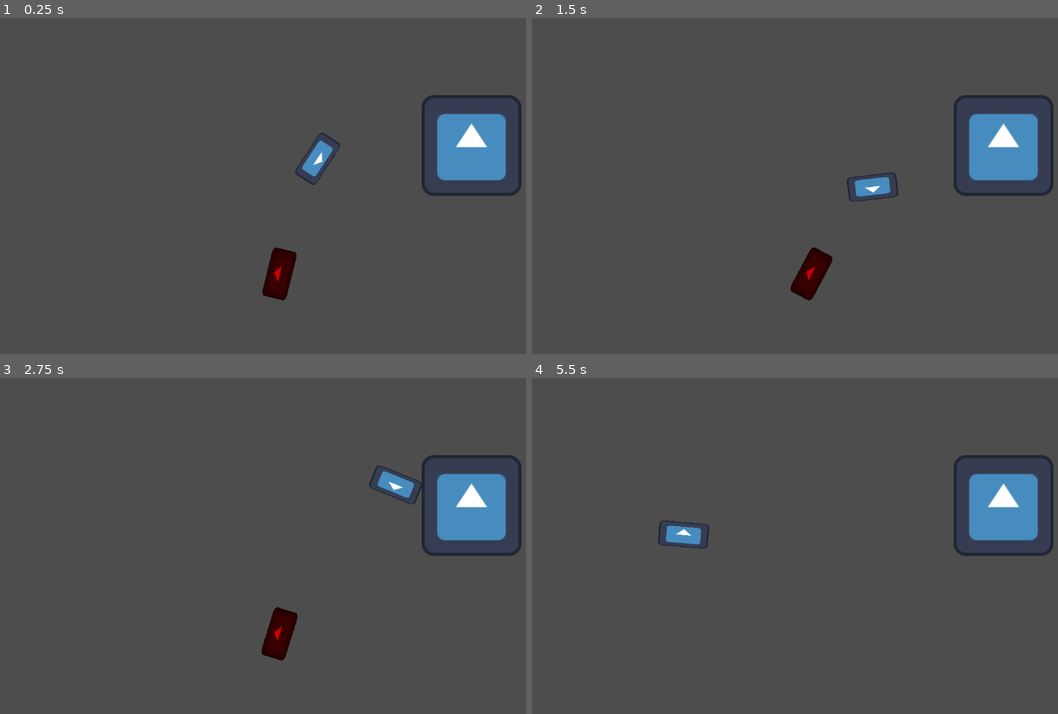
Above: before the commit, frames 1-4 (two rows, left to right).
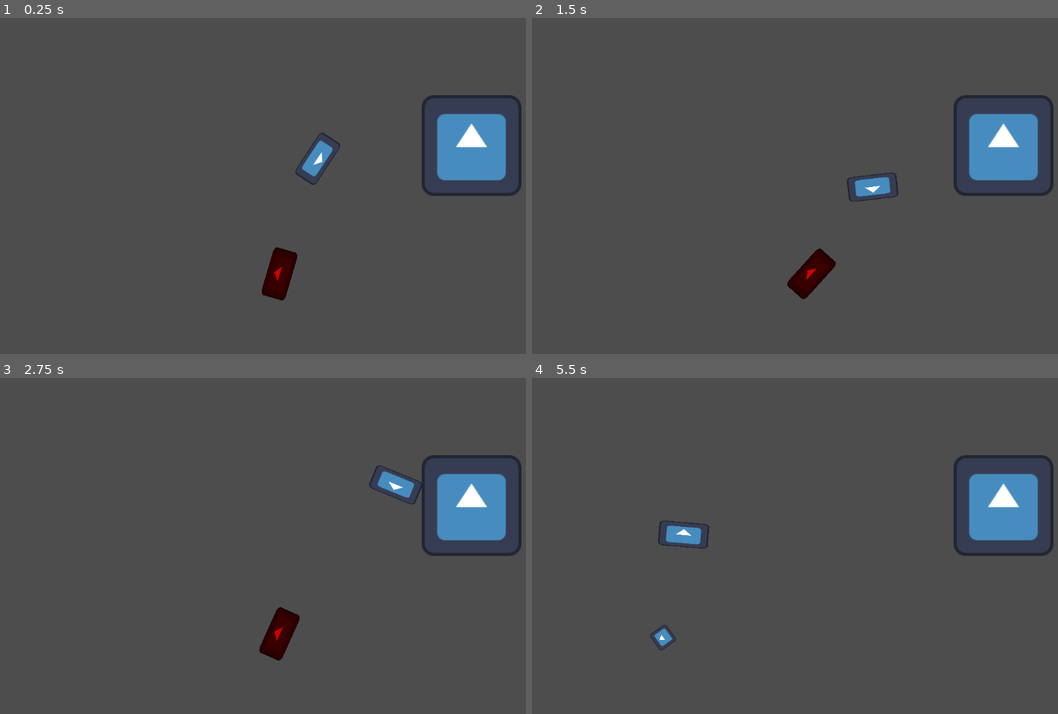
Above: after the commit, the same moments.

Repository: EzraPsh/FischeGame
Game: Godot game, scene res://MainScene.tscn
The game is run twice, just before and just after one commit, with the same random seed, the same clock (stepped at 60 frames per second) and the same inputs. The engine's default icon, where the game draws it, is replaced by a stand-in: a white triangle on a blue panel in a dark square.
Inputs (mouse positions are in pixels of both pictures, inside the frame that each line leads up to):
- Up to frame 1 (0.25 s): no input
- Up to frame 2 (1.5 s): tap Enter at 0.5 s; move the mouse to (963, 169) at 0.52 s; hold D (right) 0.53-1.28 s; click (963, 169) at 0.67 s; move the mouse to (710, 202) at 1.27 s; hold S (down) from 1.28 s (still down); click (710, 202) at 1.42 s
- Up to frame 3 (2.75 s): move the mouse to (357, 472) at 2.02 s; release S (down) at 2.03 s; hold D (right) from 2.03 s (still down); click (357, 472) at 2.17 s
- Up to frame 4 (5.5 s): move the mouse to (800, 613) at 2.77 s; release D (right) at 2.78 s; hold W (up) 2.78-3.53 s; click (800, 613) at 2.92 s; move the mouse to (1010, 596) at 3.52 s; hold A (left) 3.53-5.03 s; click (1010, 596) at 3.67 s; move the mouse to (652, 495) at 4.27 s; click (652, 495) at 4.42 s; move the mouse to (863, 546) at 5.02 s; hold S (down) from 5.03 s (still down); click (863, 546) at 5.17 s

The runs differ from the first frame. In frame 1, less than 0.1% of the frame differs, in the area x 49-57%, y 68-85%; in frame 2, 0.2%, in the area x 48-58%, y 68-85%; in frame 3, 0.1%; in frame 4, 0.1%.

Commit message:
Added shooting feature in archerfish

Diff:
--- a/ArcherFish.tscn
+++ b/ArcherFish.tscn
@@ -1,6 +1,6 @@
 [gd_scene load_steps=12 format=3 uid="uid://byq6cjju2jjl5"]
 
-[ext_resource type="Script" path="res://ArcherFishSM.gd" id="1_dj754"]
+[ext_resource type="Script" path="res://ArcherFishState/ArcherFishSM.gd" id="1_0p3dv"]
 [ext_resource type="Texture2D" uid="uid://tvt7lw41jfmk" path="res://icon.svg" id="1_dlggg"]
 [ext_resource type="PackedScene" uid="uid://cu45kgvhbq8aw" path="res://EnemyBullet.tscn" id="2_47h3l"]
 [ext_resource type="Script" path="res://ArcherFishState/ArcherDefaultState.gd" id="3_urnuk"]
@@ -99,7 +99,7 @@
 collision_layer = 3
 collision_mask = 3
 gravity_scale = 0.0
-script = ExtResource("1_dj754")
+script = ExtResource("1_0p3dv")
 fish_state = NodePath("State/ArcherDefault")
 bullet = ExtResource("2_47h3l")
 health = 3
@@ -112,7 +112,7 @@
 [node name="CollisionShape2D" type="CollisionShape2D" parent="."]
 shape = SubResource("RectangleShape2D_7t8r5")
 
-[node name="Node2D" type="Node2D" parent="."]
+[node name="ShootPoint" type="Node2D" parent="."]
 position = Vector2(40, 0)
 
 [node name="State" type="Node" parent="."]
--- a/ArcherFishSM.gd
+++ b/ArcherFishState/ArcherFishSM.gd
@@ -5,6 +5,7 @@
 @export var speed : float = 100
 @export var fish : Node
 @export var bullet : PackedScene
+@onready var shoot_point : Node = $ShootPoint
 var look_dir : Vector2 = Vector2()
 var move_dir : Vector2 = Vector2()
 
@@ -19,11 +20,14 @@
 	fish_state.update(self)
 
 func lookat_player():
-	look_dir = lerp(look_dir, fish.global_position, 0.01)
+	look_dir = lerp(look_dir, fish.global_position, 0.05)
 	look_at(look_dir)
 
 func shoot():
-	print("shoot")
+	var instbul : Node = bullet.instantiate()
+	get_parent().add_child(instbul)
+	instbul.global_position = shoot_point.global_position
+	instbul.global_rotation = shoot_point.global_rotation
 
 func slow_down_mult(mult : float):
 	move_dir = lerp(move_dir, Vector2(0,0), mult)
--- a/ArcherFishState/ArcherStunState.gd
+++ b/ArcherFishState/ArcherStunState.gd
@@ -18,7 +18,6 @@
 	default_state.enter(state_machine)
 
 func update(state_machine : ArcherFishSM):
-	print(state_machine.transform.x)
 	pass
 
 func phys_update(state_machine : ArcherFishSM):
--- a/EnemyBullet.gd
+++ /dev/null
@@ -1,4 +0,0 @@
-extends StaticBody2D
-
-func _physics_process(delta):
-	move_and_collide(transform.x * 10)
--- a/EnemyBullet.tscn
+++ b/EnemyBullet.tscn
@@ -1,17 +1,28 @@
-[gd_scene load_steps=4 format=3 uid="uid://cu45kgvhbq8aw"]
+[gd_scene load_steps=5 format=3 uid="uid://cu45kgvhbq8aw"]
 
 [ext_resource type="Texture2D" uid="uid://tvt7lw41jfmk" path="res://icon.svg" id="1_cfksi"]
-[ext_resource type="Script" path="res://EnemyBullet.gd" id="1_fmi4f"]
+[ext_resource type="Script" path="res://Projectiles/EnemyBullet.gd" id="1_qy1m4"]
 
 [sub_resource type="RectangleShape2D" id="RectangleShape2D_jgotc"]
-size = Vector2(12, 12)
+
+[sub_resource type="RectangleShape2D" id="RectangleShape2D_34550"]
+size = Vector2(26, 26)
 
 [node name="Bullet" type="StaticBody2D"]
-script = ExtResource("1_fmi4f")
+collision_layer = 4
+collision_mask = 4
+script = ExtResource("1_qy1m4")
 
 [node name="Icon" type="Sprite2D" parent="."]
-scale = Vector2(0.1, 0.1)
+scale = Vector2(0.2, 0.2)
 texture = ExtResource("1_cfksi")
 
 [node name="CollisionShape2D" type="CollisionShape2D" parent="."]
 shape = SubResource("RectangleShape2D_jgotc")
+
+[node name="Area2D" type="Area2D" parent="."]
+
+[node name="CollisionShape2D" type="CollisionShape2D" parent="Area2D"]
+shape = SubResource("RectangleShape2D_34550")
+
+[connection signal="body_entered" from="Area2D" to="." method="_on_area_2d_body_entered"]
--- a/PlayerAttack.gd
+++ b/PlayerAttack.gd
@@ -6,9 +6,9 @@
 var enabled : bool = false
 
 func _on_body_entered(body):
+	attack_hit.emit()
 	if enabled && body is Destructable:
 		body.take_hit(global_position)
-		attack_hit.emit()
 		enabled = false
 
 func reset():
--- /dev/null
+++ b/PlayerControllers/FishHealthManager.gd
@@ -0,0 +1,14 @@
+class_name PlayerHealth
+extends Node
+
+@export var max_health : int
+var curr_health = 0
+
+func _ready():
+	curr_health = max_health
+
+func take_damage():
+	curr_health -= 1
+
+func is_alive() -> int:
+	return curr_health > 0
--- a/PlayerState/FishMoveState.gd
+++ b/PlayerState/FishMoveState.gd
@@ -11,6 +11,9 @@
 		state_machine.fish_state = dash_state
 		dash_state.enter(state_machine)
 
+	if Input.is_mouse_button_pressed(MOUSE_BUTTON_RIGHT):
+		print("Basic Attack!")
+
 func phys_update(state_machine : FishStateMachine):
 	if Input.get_vector("left", "right", "up", "down"):
 		var move_amount = state_machine.speed * Input.get_vector("left", "right", "up", "down")
--- a/PlayerState/FishMovement.gd
+++ b/PlayerState/FishMovement.gd
@@ -7,6 +7,7 @@
 func _process(delta):
 	if Input.is_mouse_button_pressed(MOUSE_BUTTON_LEFT):
 		anim.set("parameters/conditions/attack", true)
+
 	pass
 
 func _physics_process(delta):
--- a/FishStateMachine.gd
+++ b/PlayerState/FishStateMachine.gd
@@ -1,6 +1,7 @@
 class_name FishStateMachine
 extends CharacterBody2D
 
+@export var health_manager : PlayerHealth
 @export var attack_area : AttackArea
 @export var fish_state : BaseFishState
 @export var speed : float = 100
@@ -32,3 +33,8 @@
 
 func _on_attack_area_attack_hit():
 	fish_state.on_finish_charge(self)
+
+func take_hit(dir : Vector2):
+	if abs(dir.length()) <= 0:
+		pass
+	health_manager.take_damage()
--- /dev/null
+++ b/Projectiles/EnemyBullet.gd
@@ -0,0 +1,12 @@
+extends StaticBody2D
+
+func _physics_process(delta):
+	move_and_collide(transform.x * 10)
+
+
+
+func _on_area_2d_body_entered(body):
+	if body is FishStateMachine:
+		body.take_hit(Vector2())
+
+	queue_free()
--- /dev/null
+++ b/Projectiles/PlayerBite.gd
@@ -0,0 +1,2 @@
+class_name PlayerBite
+extends Node
--- a/fish2.tscn
+++ b/fish2.tscn
@@ -1,6 +1,7 @@
-[gd_scene load_steps=18 format=3 uid="uid://dboekm48xftm2"]
-
-[ext_resource type="Script" path="res://FishStateMachine.gd" id="1_mt0sw"]
+[gd_scene load_steps=19 format=3 uid="uid://dboekm48xftm2"]
+
+[ext_resource type="Script" path="res://PlayerState/FishStateMachine.gd" id="1_s740x"]
+[ext_resource type="Script" path="res://PlayerControllers/FishHealthManager.gd" id="2_52xcu"]
 [ext_resource type="Texture2D" uid="uid://tvt7lw41jfmk" path="res://icon.svg" id="2_ye4cb"]
 [ext_resource type="Script" path="res://PlayerState/FishMoveState.gd" id="3_64x47"]
 [ext_resource type="Script" path="res://PlayerState/FishDashState.gd" id="4_ssyw2"]
@@ -149,10 +150,31 @@
 [sub_resource type="RectangleShape2D" id="RectangleShape2D_vfemr"]
 size = Vector2(30, 57)
 
-[node name="Fish" type="CharacterBody2D" node_paths=PackedStringArray("attack_area", "fish_state")]
-script = ExtResource("1_mt0sw")
+[node name="Fish" type="CharacterBody2D" node_paths=PackedStringArray("health_manager", "attack_area", "fish_state")]
+script = ExtResource("1_s740x")
+health_manager = NodePath("PlayerHealth")
 attack_area = NodePath("AttackArea")
 fish_state = NodePath("States/MoveState")
+
+[node name="PlayerHealth" type="Node" parent="."]
+script = ExtResource("2_52xcu")
+max_health = 5
+
+[node name="States" type="Node" parent="."]
+
+[node name="MoveState" type="Node" parent="States" node_paths=PackedStringArray("dash_state")]
+script = ExtResource("3_64x47")
+dash_state = NodePath("../DashState")
+
+[node name="DashState" type="Node" parent="States" node_paths=PackedStringArray("move_state")]
+script = ExtResource("4_ssyw2")
+move_state = NodePath("../MoveState")
+
+[node name="DashTimer" type="Timer" parent="States/DashState"]
+wait_time = 0.3
+
+[node name="DelayControl" type="Timer" parent="States/DashState"]
+wait_time = 0.15
 
 [node name="Icon" type="Sprite2D" parent="."]
 scale = Vector2(0.5, 0.25)
@@ -173,22 +195,6 @@
 "": SubResource("AnimationLibrary_5s2fc")
 }
 
-[node name="States" type="Node" parent="."]
-
-[node name="MoveState" type="Node" parent="States" node_paths=PackedStringArray("dash_state")]
-script = ExtResource("3_64x47")
-dash_state = NodePath("../DashState")
-
-[node name="DashState" type="Node" parent="States" node_paths=PackedStringArray("move_state")]
-script = ExtResource("4_ssyw2")
-move_state = NodePath("../MoveState")
-
-[node name="DashTimer" type="Timer" parent="States/DashState"]
-wait_time = 0.3
-
-[node name="DelayControl" type="Timer" parent="States/DashState"]
-wait_time = 0.15
-
 [node name="AttackArea" type="Area2D" parent="."]
 collision_layer = 2
 collision_mask = 2
--- /dev/null
+++ b/player_bite.tscn
@@ -0,0 +1,11 @@
+[gd_scene load_steps=3 format=3 uid="uid://b1e3gvgum1yym"]
+
+[ext_resource type="Script" path="res://Projectiles/PlayerBite.gd" id="1_bkarl"]
+
+[sub_resource type="RectangleShape2D" id="RectangleShape2D_aysbw"]
+
+[node name="PlayerBite" type="Area2D"]
+script = ExtResource("1_bkarl")
+
+[node name="CollisionShape2D" type="CollisionShape2D" parent="."]
+shape = SubResource("RectangleShape2D_aysbw")
